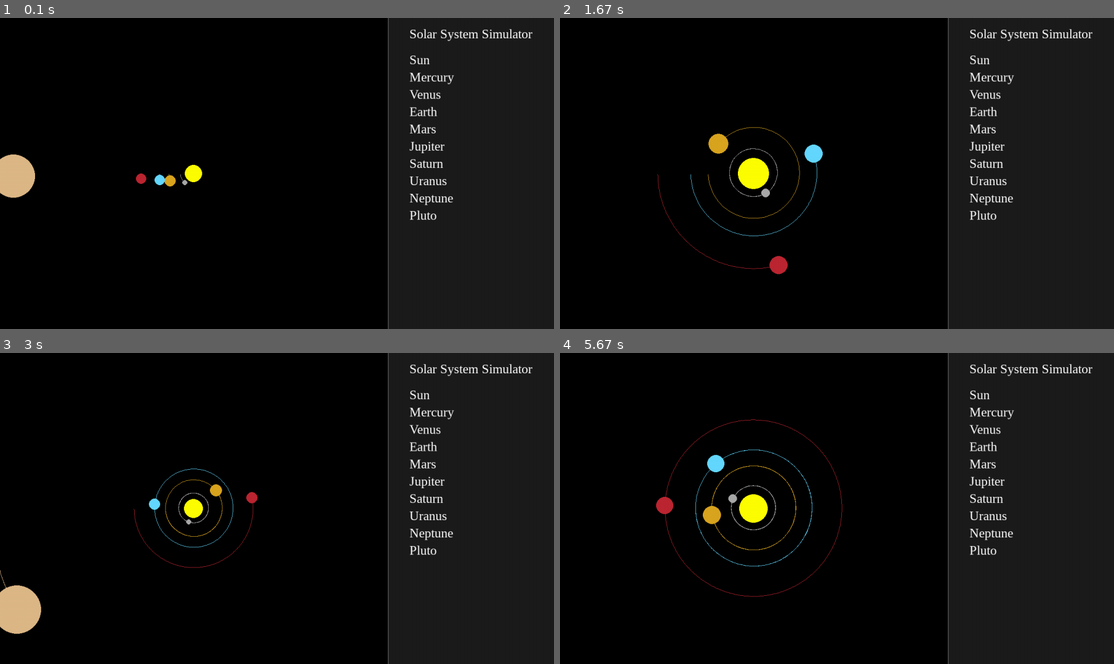
Above: before the commit, frames 1-4 (two rows, left to right).
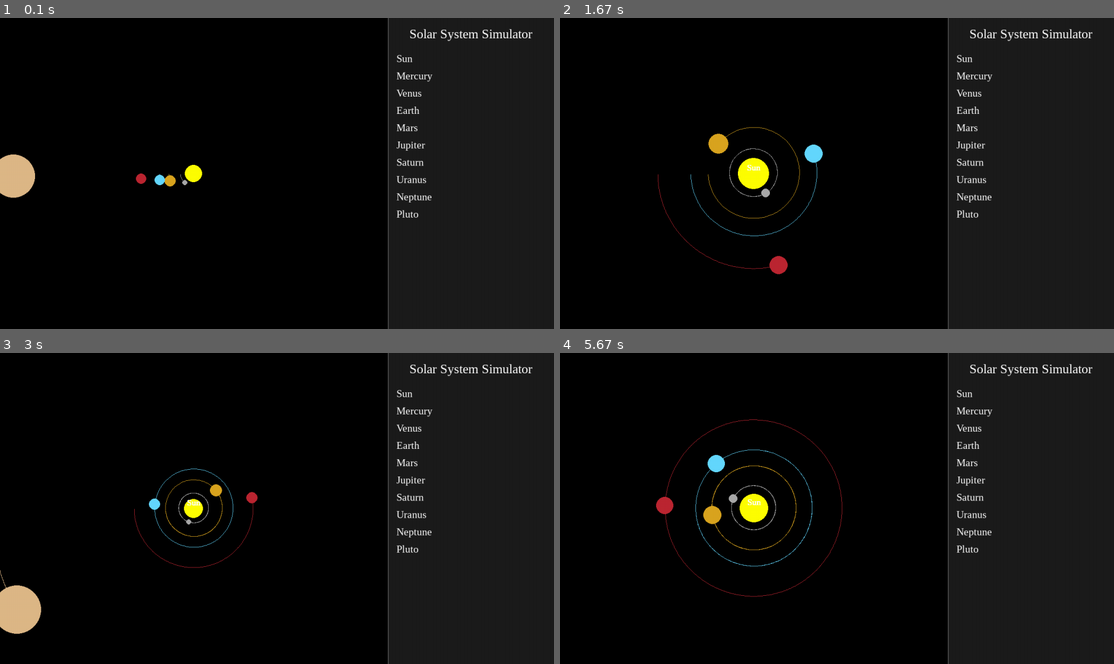
Above: after the commit, the same moments.

Repository: anant2025grad/planet-simulator-with-pygame
Game: pygame game, started from planetSim.py
The game is run twice, just before and just after one commit, with the same random seed, the same clock (stepped at 60 frames per second) and the same inputs.
Inputs:
- Up to frame 1 (0.1 s): no input
- Up to frame 2 (1.67 s): click "Sun" at 0.38 s; hold Up 0.67-1.13 s; hold Down 1.17-1.47 s; hold Up from 1.5 s (still down)
- Up to frame 3 (3 s): release Up at 1.87 s; hold Down 1.9-2.27 s; hold Up 2.3-2.6 s; hold Down 2.63-2.93 s; hold Up from 2.97 s (still down)
- Up to frame 4 (5.67 s): release Up at 3.33 s; hold Down 3.37-3.73 s; hold Up 3.77-4.07 s; hold Down 4.1-4.4 s; hold Up 4.43-4.8 s; hold Down 4.83-5.2 s; hold Up 5.23-5.53 s; hold Down from 5.57 s (still down)

The runs differ from the first frame. In frame 1, 1.2% of the frame differs, in the area x 71-82%, y 11-66%; in frame 2, 1.2%; in frame 3, 1.3%; in frame 4, 1.7%, in the area x 19-82%, y 11-79%.

Commit message:
added planet buttons and additional features: clicking planet button makes camera follow the movement of the selected planet; added labels that appear over selected planet

Diff:
--- a/planetSim.py
+++ b/planetSim.py
@@ -3,7 +3,6 @@
 
 pygame.init()
 
-# Fullscreen
 WIN = pygame.display.set_mode((0, 0), pygame.WINDOWMAXIMIZED)
 WIDTH, HEIGHT = WIN.get_size()
 pygame.display.set_caption("Solar System Simulation")
@@ -12,7 +11,7 @@
     AU = 149.6e6 * 1000
     GRAVITY = 6.67428e-11
 
-    SCALE = 80 / AU   # START ZOOMED INTO INNER PLANETS
+    SCALE = 80 / AU
     MIN_SCALE = 15 / AU
     MAX_SCALE = 200 / AU
 
@@ -22,7 +21,7 @@
         self.name = name
         self.x = x
         self.y = y
-        self.base_radius = radius  # store original size
+        self.base_radius = radius
         self.color = color
         self.mass = mass
 
@@ -36,9 +35,8 @@
         x = self.x * self.SCALE + offset_x
         y = self.y * self.SCALE + offset_y
 
-        # Draw orbit (limit points for performance)
         if len(self.orbit) > 2:
-            points = self.orbit[-800:]  # prevents lag
+            points = self.orbit[-800:]
             updated = []
             for px, py in points:
                 px = px * self.SCALE + offset_x
@@ -47,7 +45,6 @@
 
             pygame.draw.lines(window, self.color, False, updated, 1)
 
-        # SCALE RADIUS WITH ZOOM
         scale_factor = self.SCALE / (80 / self.AU)
         draw_radius = max(2, int(self.base_radius * scale_factor))
 
@@ -87,8 +84,10 @@
     run = True
 
     SIM_WIDTH = int(WIDTH * 0.7)
+
     offset_x = SIM_WIDTH // 2
     offset_y = HEIGHT // 2
+    selected_planet = None
 
     # Bodies
     sun = Body("Sun", 0, 0, 20, (255, 255, 0), 1.98892 * 10**30)
@@ -123,63 +122,88 @@
 
     planets = [sun, mercury, venus, earth, mars, jupiter, saturn, uranus, neptune, pluto]
 
+    # ✅ Create buttons ONCE
+    buttons = []
+    y = 80
+    for planet in planets:
+        rect = pygame.Rect(SIM_WIDTH + 20, y, 200, 30)
+        buttons.append({"planet": planet, "rect": rect})
+        y += 40
+
+    font = pygame.font.SysFont("Times New Roman", 24)
+
     while run:
         clock.tick(120)
         WIN.fill((0, 0, 0))
+
         keys = pygame.key.get_pressed()
 
+        # EVENTS
         for event in pygame.event.get():
             if event.type == pygame.QUIT:
                 run = False
+
             if event.type == pygame.KEYDOWN:
                 if event.key == pygame.K_ESCAPE:
                     run = False
+
             if event.type == pygame.MOUSEWHEEL:
                 if event.y > 0:
                     Body.SCALE *= 1.15
                 elif event.y < 0:
                     Body.SCALE /= 1.15
 
+            if event.type == pygame.MOUSEBUTTONDOWN:
+                mouse_pos = pygame.mouse.get_pos()
+                for button in buttons:
+                    if button["rect"].collidepoint(mouse_pos):
+                        selected_planet = button["planet"]
+
         if keys[pygame.K_UP]:
             Body.SCALE *= 1.02
         if keys[pygame.K_DOWN]:
             Body.SCALE /= 1.02
 
-
-
-
-        # Clamp zoom
         Body.SCALE = max(Body.MIN_SCALE, min(Body.MAX_SCALE, Body.SCALE))
 
+        # CAMERA UPDATE BEFORE DRAW
+        if selected_planet:
+            target_x = SIM_WIDTH // 2 - selected_planet.x * Body.SCALE
+            target_y = HEIGHT // 2 - selected_planet.y * Body.SCALE
+
+            # smoothing factor (0.05–0.15 is good)
+            offset_x += (target_x - offset_x) * 0.08
+            offset_y += (target_y - offset_y) * 0.08
+
+        # DRAW PLANETS
         for planet in planets:
             planet.update_position(planets)
             planet.draw(WIN, offset_x, offset_y)
-
-        # Create transparent panel
+            if selected_planet:
+                screen_x = selected_planet.x * Body.SCALE + offset_x
+                screen_y = selected_planet.y * Body.SCALE + offset_y
+                label_font = pygame.font.SysFont("Times New Roman", 20)
+                label = label_font.render(selected_planet.name, True, (255, 255, 255))
+                label_x = screen_x - label.get_width() // 2
+                label_y = screen_y - 25  # above the planet
+                WIN.blit(label, (label_x, label_y))
+        # PANEL
         panel_surface = pygame.Surface((WIDTH - SIM_WIDTH, HEIGHT), pygame.SRCALPHA)
         panel_surface.fill((40, 40, 40, 180))
-
-        # Draw panel
         WIN.blit(panel_surface, (SIM_WIDTH, 0))
 
-        # Text setup
-        font = pygame.font.SysFont("Times New Roman", 30)
-        text_surface = font.render("Solar System Simulator", True, (255, 255, 255))
-
-        # Center text in panel
+        pygame.draw.line(WIN, (80, 80, 80), (SIM_WIDTH, 0), (SIM_WIDTH, HEIGHT), 2)
+
+        # HEADER
+        title_font = pygame.font.SysFont("Times New Roman", 30)
+        title = title_font.render("Solar System Simulator", True, (255, 255, 255))
         panel_center_x = SIM_WIDTH + (WIDTH - SIM_WIDTH) // 2
-        text_x = panel_center_x - text_surface.get_width() // 2
-        pygame.draw.line(WIN, (80, 80, 80), (SIM_WIDTH, 0), (SIM_WIDTH, HEIGHT), 2)
-
-        # Draw text
-        WIN.blit(text_surface, (text_x, 20))
-
-        # List of planet names
-        y = 80
-        for planet in planets:
-            text_surface = font.render(planet.name, True, (255, 255, 255))
-            WIN.blit(text_surface, (text_x, y))
-            y += 40
+        WIN.blit(title, (panel_center_x - title.get_width() // 2, 20))
+
+        # DRAW BUTTON TEXT
+        for button in buttons:
+            label = font.render(button["planet"].name, True, (255, 255, 255))
+            WIN.blit(label, (button["rect"].x, button["rect"].y))
 
         pygame.display.update()
 
